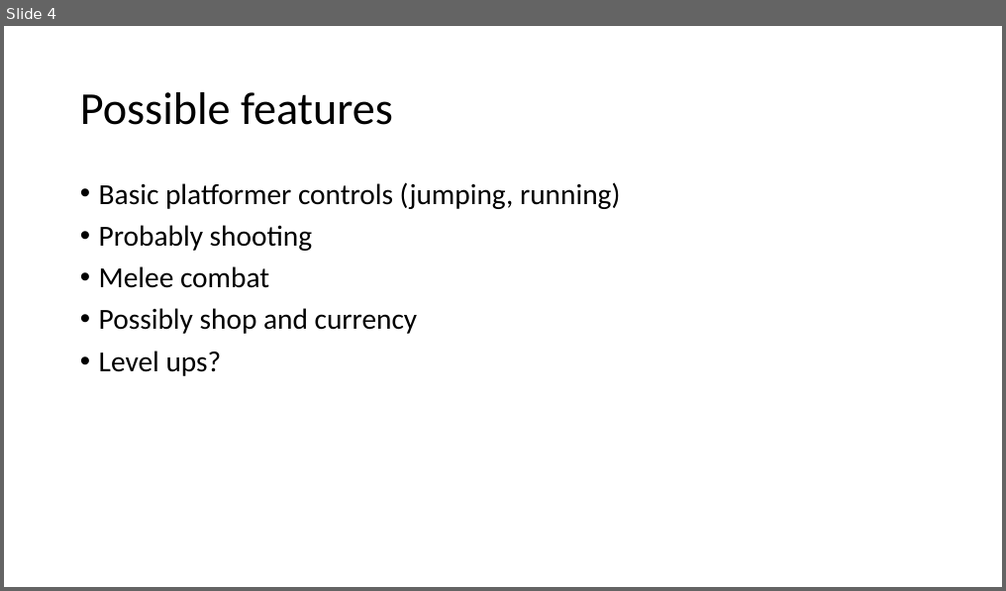
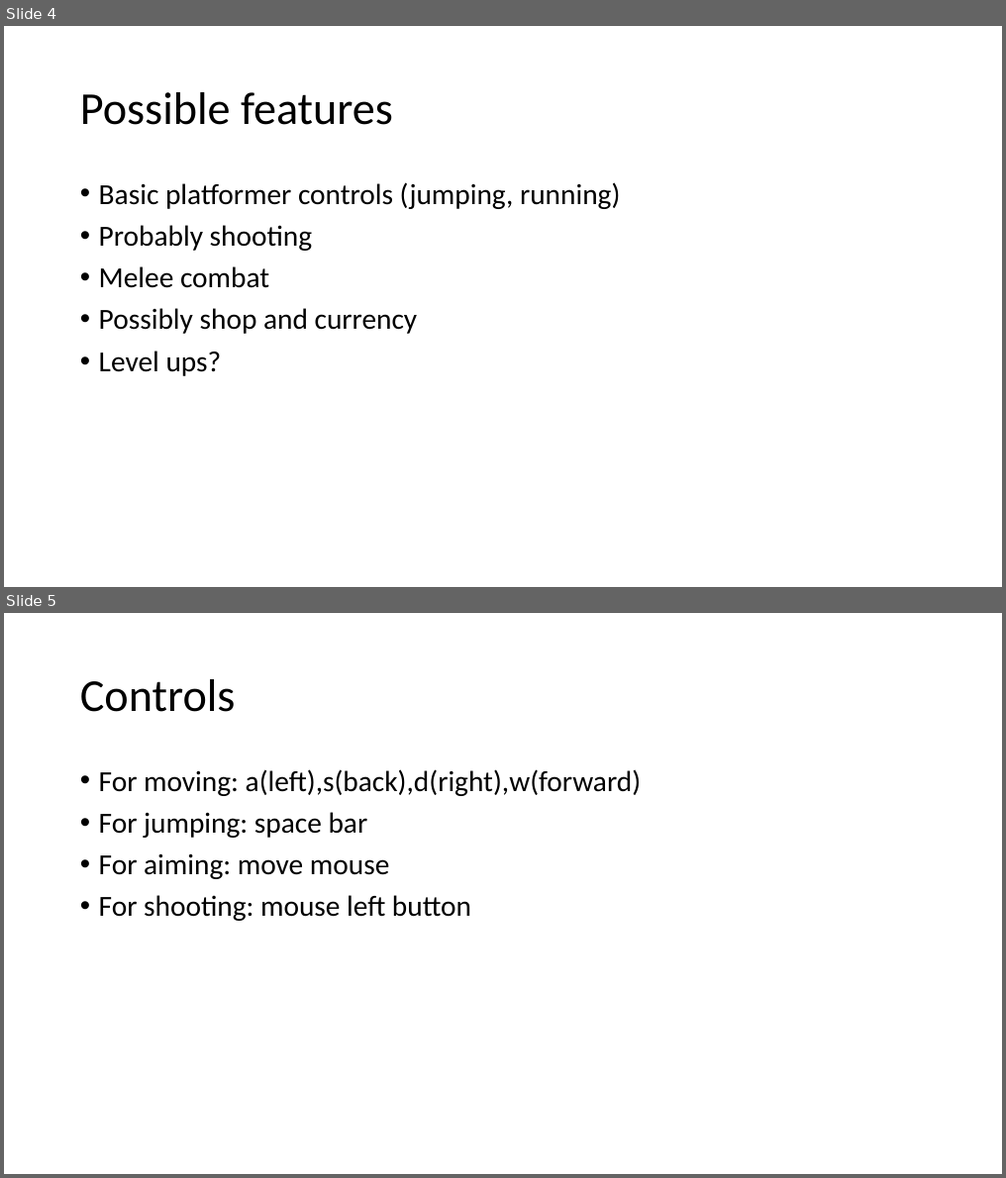
Before and after one commit to DanielOvejero/Platform-game, a slide deck: Platform-game/Pitch group 8.pptx. Shown one above the other, each under a label of ours: slide 4 before the commit, slides 4 and 5 after it. The pictures are 1006x591 and 1006x1178 pixels, drawn with LibreOffice and Linux fonts; fonts in the diff are those of the drawing. Boxes give left, top, right and bottom in pixels: in the first picture for what was removed or moved away, otherwise in the second. Text is boxed around its words. In the diff, an @@ line names an element or a change of style, - is before the commit and + after.

Commit message:
new presentation about the game pitch

```diff
--- a/Platform-game/Pitch group 8.pptx
+++ b/Platform-game/Pitch group 8.pptx
@@ slide 5 added at [4, 613, 1002, 1174], background #FFFFFF @@
@@ title added at [80, 679, 236, 712], 44 pt, text #000000 @@
+Controls
@@ text added at [99, 769, 642, 921], 28 pt, text #000000 @@
+• For moving: a(left),s(back),d(right),w(forward)
+• For jumping: space bar
+• For aiming: move mouse
+• For shooting: mouse left button
```
